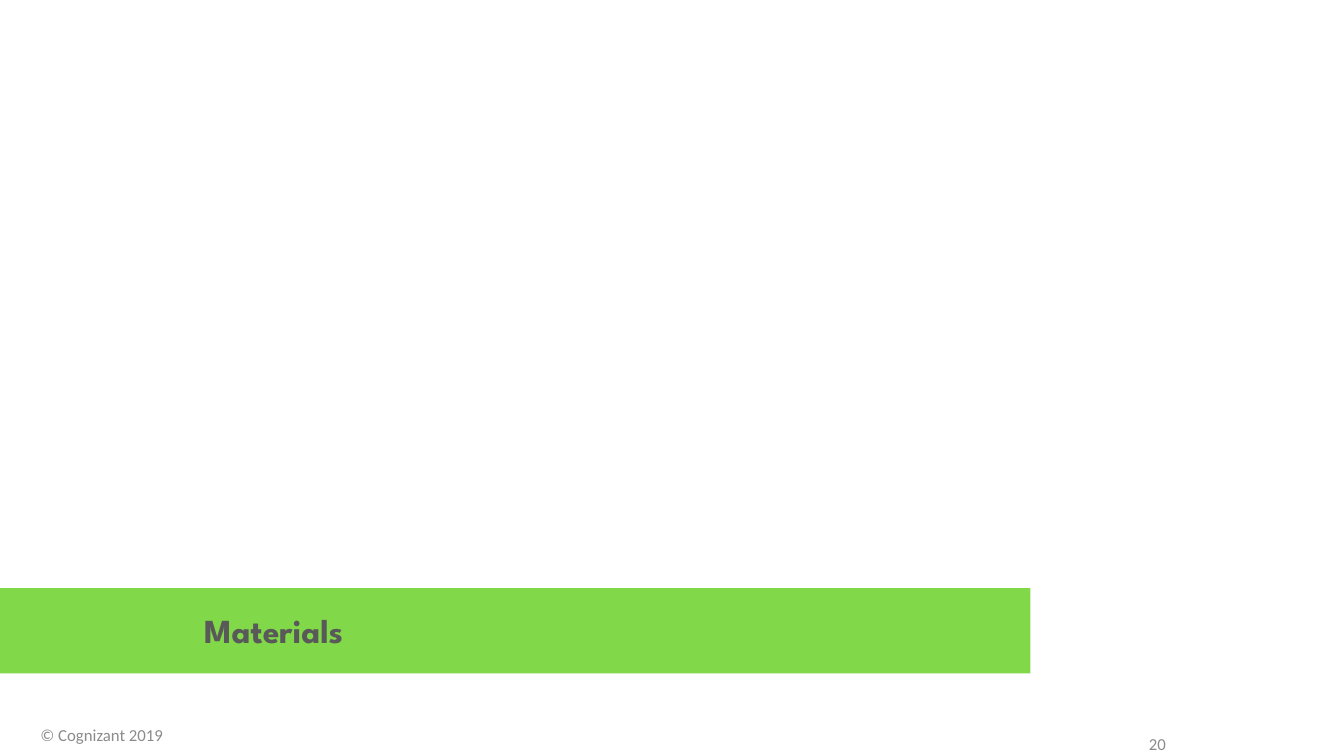
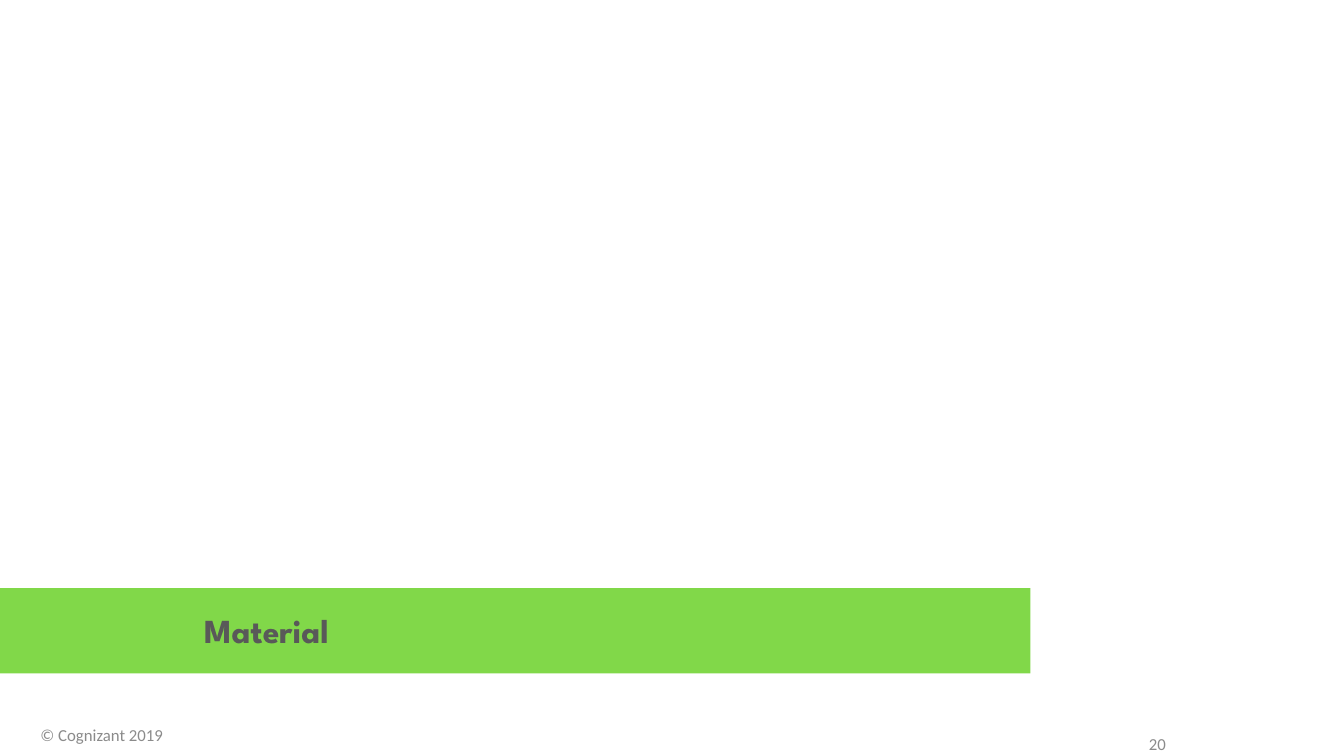
Before and after one commit to davembrownx/PowerPoint-Decks, a slide deck: slide 20 of Angular 8 Day 6 Defining Observables, Angular Material, Route Guards, and Pipes.pptx. Drawn at 1344x756 pixels with LibreOffice and Linux fonts; fonts in the diff are those of the drawing; background and template pictures are left out. Boxes give left, top, right and bottom in pixels: in the first picture for what was removed or moved away, otherwise in the second. Text is boxed around its words. In the diff, an @@ line names an element or a change of style, - is before the commit and + after.

```diff
--- a/Angular 8 Day 6 Defining Observables, Angular Material, Route Guards, and Pipes.pptx
+++ b/Angular 8 Day 6 Defining Observables, Angular Material, Route Guards, and Pipes.pptx
@@ text at (204, 620, 329, 644): text changed @@
-  Materials
+  Material
```
Also in this commit, not shown: 6 other slides changed.
